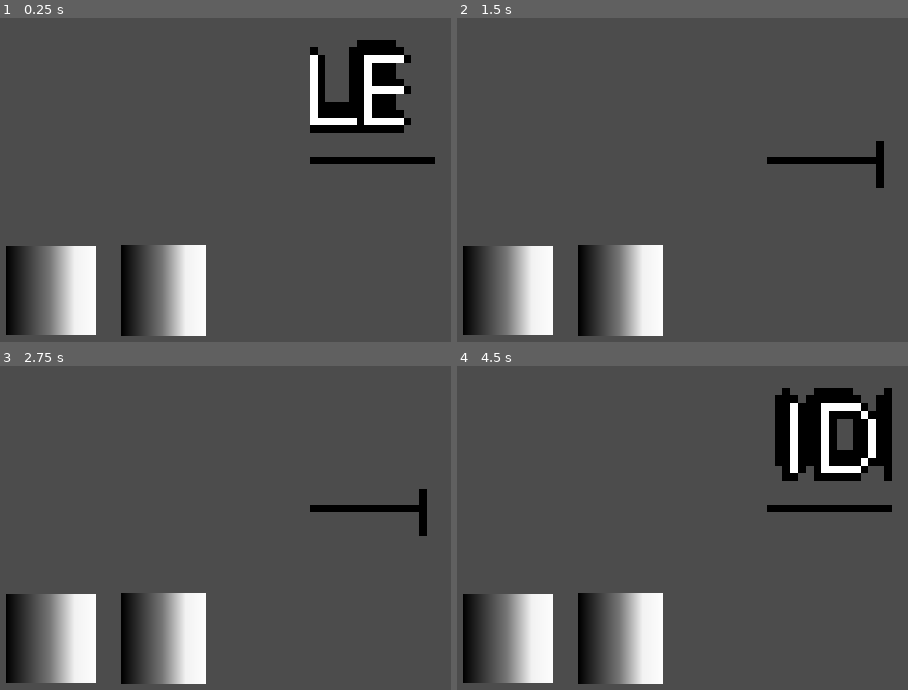
Above: before the commit, frames 1-4 (two rows, left to right).
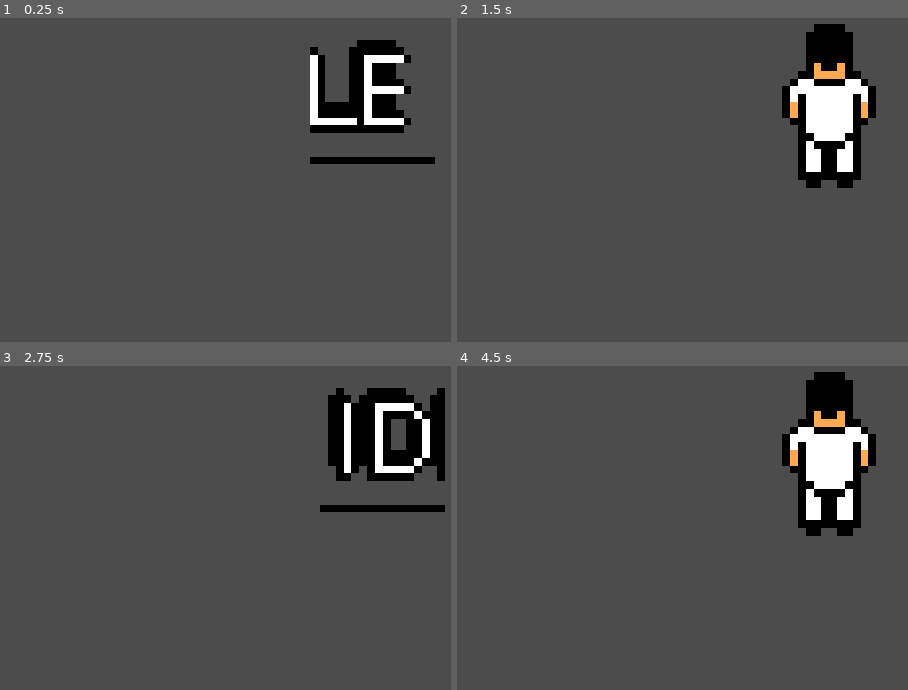
Above: after the commit, the same moments.

Repository: Jan130/The-Fighting-Project
Game: Godot game, scene res://Main.tscn
Same seed, same stepped clock (60 frames per second), same inputs: the game is played once before the commit and once after it.
Inputs (mouse positions are in pixels of both pictures, inside the frame that each line leads up to):
- Up to frame 1 (0.25 s): no input
- Up to frame 2 (1.5 s): move the mouse to (outside the picture) at 0.52 s; click (outside the picture) at 0.67 s; move the mouse to (682, 147) at 1.27 s; click (682, 147) at 1.42 s
- Up to frame 3 (2.75 s): move the mouse to (outside the picture) at 2.02 s; click (outside the picture) at 2.17 s
- Up to frame 4 (4.5 s): move the mouse to (799, 563) at 2.77 s; click (799, 563) at 2.92 s; move the mouse to (outside the picture) at 3.52 s; click (outside the picture) at 3.67 s; move the mouse to (601, 401) at 4.27 s; click (601, 401) at 4.42 s

The runs differ from the first frame. In frame 1, 8.7% of the frame differs, in the area x 1-46%, y 70-99%; in frame 2, 16%; in frame 3, 15%; in frame 4, 16%, in the area x 1-97%, y 1-99%.

Commit message:
Removed buttons for control

Diff:
--- a/Game.gd
+++ b/Game.gd
@@ -2,24 +2,30 @@
 
 onready var player = $Player
 
+var screen_size
+
 var screen_touched = false
+var lastTouch
 
 # Called when the node enters the scene tree for the first time.
 func _ready():
-	pass # Replace with function body.
+	screen_size = get_viewport_rect().size
 
 func _input(event):
 	if event is InputEventScreenTouch:
 		if event.is_pressed():
 			screen_touched = true
+			lastTouch = event.position
 		else:
 			screen_touched = false
 
 # Called every frame. 'delta' is the elapsed time since the previous frame.
 func _process(delta):
 	var player_velocity = Vector2.ZERO
-	if Input.is_action_pressed("UiRight"):
-		player_velocity.x += 1
-	if Input.is_action_pressed("UiLeft"):
-		player_velocity.x -= 1
+
+	if screen_touched:
+		if lastTouch.x > screen_size.x / 2:
+			player_velocity.x += 1
+		else:
+			player_velocity.x -= 1
 	player.move(player_velocity, delta)
--- a/Main.tscn
+++ b/Main.tscn
@@ -1,29 +1,10 @@
-[gd_scene load_steps=5 format=2]
+[gd_scene load_steps=3 format=2]
 
 [ext_resource path="res://Player.tscn" type="PackedScene" id=1]
 [ext_resource path="res://Game.gd" type="Script" id=2]
-
-[sub_resource type="Gradient" id=1]
-offsets = PoolRealArray( 0, 0.125683, 0.31694, 0.486339, 0.759563, 1 )
-colors = PoolColorArray( 0, 0, 0, 1, 0.121447, 0.121447, 0.121447, 1, 0.306257, 0.306257, 0.306257, 1, 0.469945, 0.469945, 0.469945, 1, 0.954889, 0.954889, 0.954889, 1, 1, 1, 1, 1 )
-
-[sub_resource type="GradientTexture" id=2]
-gradient = SubResource( 1 )
 
 [node name="Game" type="Node2D"]
 script = ExtResource( 2 )
 
 [node name="Player" parent="." instance=ExtResource( 1 )]
 position = Vector2( 497, 273 )
-
-[node name="ButtonRight" type="TouchScreenButton" parent="."]
-position = Vector2( 176, 456 )
-scale = Vector2( 0.0527344, 117 )
-normal = SubResource( 2 )
-action = "UiRight"
-
-[node name="ButtonLeft" type="TouchScreenButton" parent="."]
-position = Vector2( 28, 458 )
-scale = Vector2( 0.0566406, 114 )
-normal = SubResource( 2 )
-action = "UiLeft"
